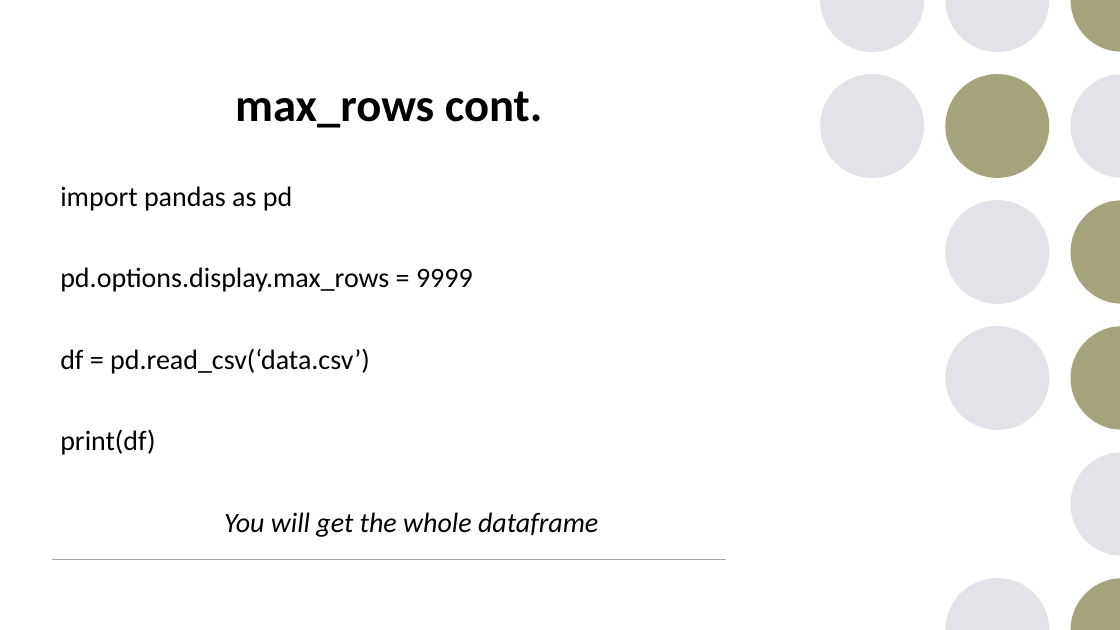
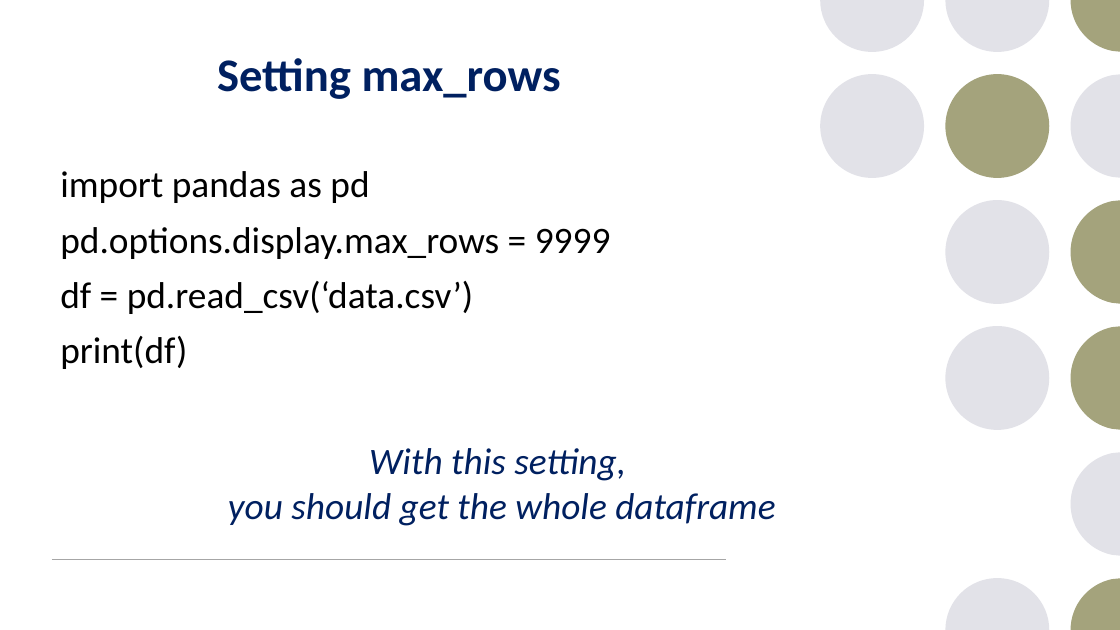
Before and after one commit to JohanBester/PythonResources, a slide deck: slide 31 of DAP_PowerPoints/week6-pandas.pptx (slide 32 before the commit). Drawn at 1120x630 pixels with LibreOffice and Linux fonts; fonts in the diff are those of the drawing. Boxes give left, top, right and bottom in pixels: in the first picture for what was removed or moved away, otherwise in the second. Text is boxed around its words. In the diff, an @@ line names an element or a change of style, - is before the commit and + after.

```diff
--- a/DAP_PowerPoints/week6-pandas.pptx
+++ b/DAP_PowerPoints/week6-pandas.pptx
@@ title at [217, 58, 561, 99]: text changed; text colour #000000 to #002060 @@
-max_rows cont.
+Setting max_rows
@@ text "import pandas as pd": place and size @@
-text "import pandas as pd" at [60, 186, 598, 537]
+text "import pandas as pd" at [60, 171, 775, 526]
@@ text at [60, 171, 611, 369]: size 24 to 32 pt in "import pandas as pd", "pd.options.display.max_rows = 9999", "df = pd.read_csv(‘data.csv’)", "print(df)"; line spacing 0.9 to 1 @@
@@ text at [228, 448, 775, 526]: text changed; size 24 to 32 pt; text colour #000000 to #002060 @@
-You will get the whole dataframe
+With this setting,
+you should get the whole dataframe
```
Also in this commit, not shown: 63 other slides changed, 2 slides removed, 17 other files.
